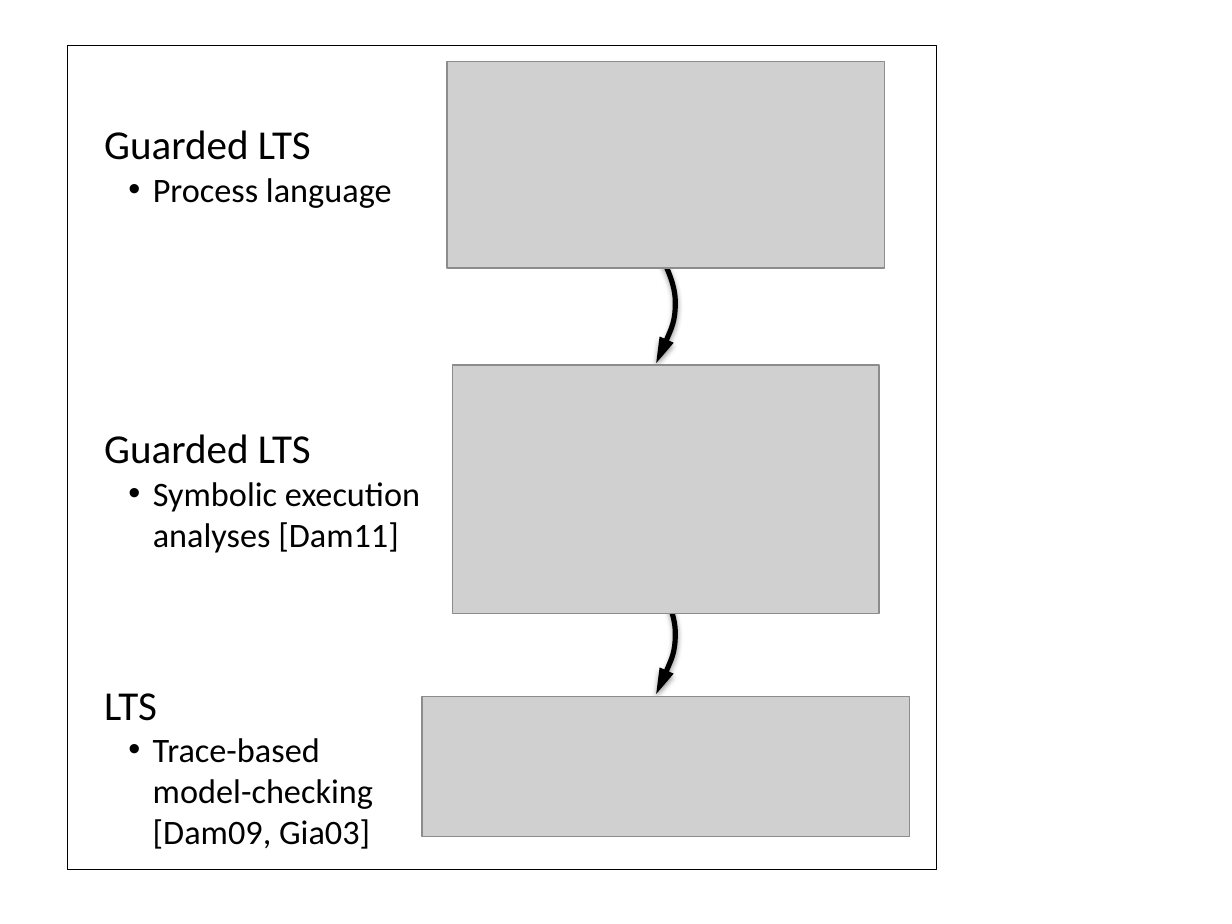
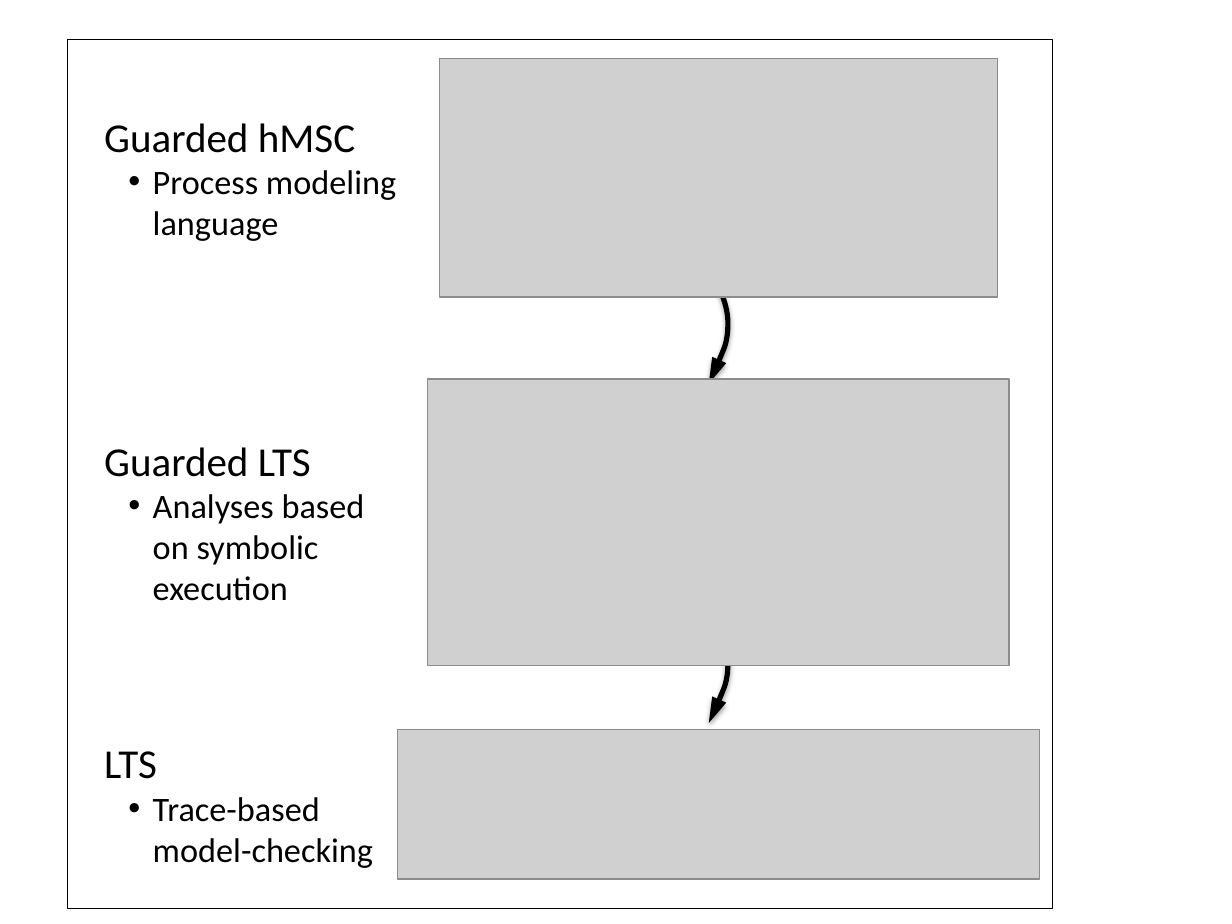
Before and after one commit to blambeau/phd, a slide deck: slide 12 of writing/images/train.pptx. Drawn at 1232x924 pixels with LibreOffice and Linux fonts; fonts in the diff are those of the drawing; grey boxes stand for pictures. Boxes give left, top, right and bottom in pixels: in the first picture for what was removed or moved away, otherwise in the second. Text is boxed around its words. In the diff, an @@ line names an element or a change of style, - is before the commit and + after.

```diff
--- a/writing/images/train.pptx
+++ b/writing/images/train.pptx
@@ rectangle: place and size @@
-rectangle at box(68, 44, 936, 869)
+rectangle at box(68, 38, 1053, 908)
@@ picture: place and size @@
-picture at box(447, 62, 885, 269)
+picture at box(440, 59, 998, 297)
@@ text at box(104, 123, 396, 241): text changed @@
-Guarded LTS
-• Process language
+Guarded hMSC
+• Process modeling
+  language
@@ freeform shape: place and size @@
-freeform shape at box(657, 248, 676, 363)
+freeform shape at box(708, 269, 728, 384)
@@ picture: place and size @@
-picture at box(452, 365, 878, 614)
+picture at box(428, 379, 1009, 667)
@@ text "Guarded LTS": place and size @@
-text "Guarded LTS" at box(104, 434, 420, 553)
+text "Guarded LTS" at box(104, 447, 365, 601)
@@ text at box(153, 494, 365, 601): text changed @@
-• Symbolic execution
-  analyses [Dam11]
+• Analyses based
+  on symbolic
+  execution
@@ freeform shape: place and size @@
-freeform shape at box(657, 579, 676, 695)
+freeform shape at box(708, 607, 728, 723)
@@ picture removed at box(423, 697, 910, 837) @@
@@ text "LTS": place and size @@
-text "LTS" at box(104, 693, 373, 849)
+text "LTS" at box(104, 751, 373, 868)
@@ picture added at box(398, 729, 1040, 878) @@
@@ text at box(153, 797, 373, 868): text changed @@
-• Trace-based
-  model-checking
-  [Dam09, Gia03]
+• Trace-based
+  model-checking
```
Also in this commit, not shown: 1 other slide changed, 4 other files.
